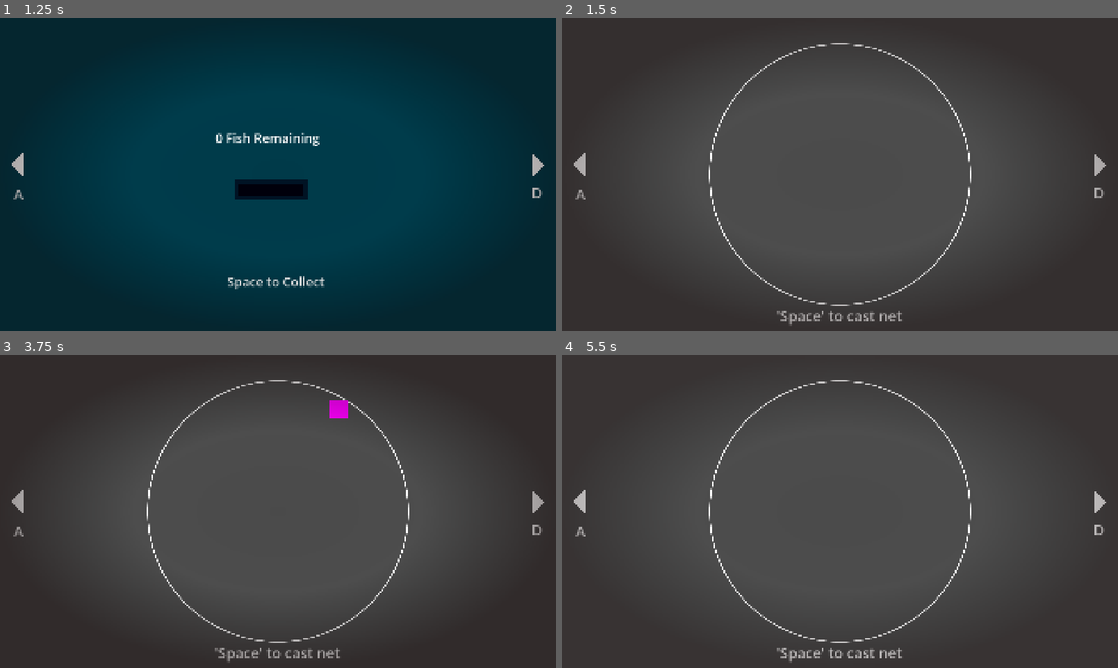
Above: before the commit, frames 1-4 (two rows, left to right).
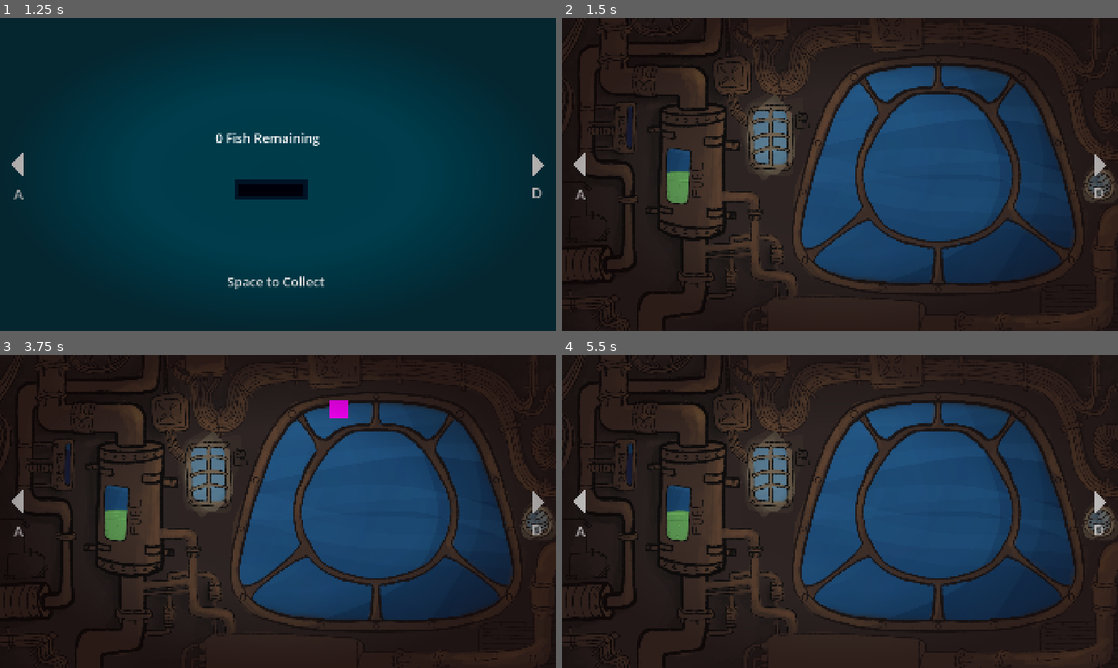
Above: after the commit, the same moments.

Repository: arsh-gupta-8/Game-Jam
Game: Godot game, scene res://Scenes/game.tscn
Same seed, same stepped clock (60 frames per second), same inputs: the game is played once before the commit and once after it.
Inputs (mouse positions are in pixels of both pictures, inside the frame that each line leads up to):
- Up to frame 1 (1.25 s): tap Enter (ui_accept) at 0.5, 0.77 s; move the mouse to (400, 158) at 0.52 s; hold D (switch_right) from 0.53 s (still down); click (400, 158) at 0.67 s
- Up to frame 2 (1.5 s): tap Enter (ui_accept) at 1.25 s; move the mouse to (728, 190) at 1.27 s; release D (switch_right) at 1.28 s; hold A (switch_left) from 1.28 s (still down)
- Up to frame 3 (3.75 s): tap Enter (ui_accept) at 1.52, 2, 2.75, 3.02, 3.5 s; move the mouse to (333, 442) at 2.02 s; release A (switch_left) at 2.03 s; hold D (switch_right) 2.03-3.53 s; move the mouse to (250, 574) at 2.77 s; click (250, 574) at 2.92 s; move the mouse to (444, 558) at 3.52 s; hold A (switch_left) from 3.53 s (still down)
- Up to frame 4 (5.5 s): keep holding A (switch_left); tap Enter (ui_accept) at 3.77, 4.25, 4.52 s; move the mouse to (673, 464) at 4.27 s; move the mouse to (867, 511) at 5.02 s; click (867, 511) at 5.17 s

Frame 1 is identical in both runs. In frame 2, 86% of the frame differs, in the area x 0-100%, y 0-100%; in frame 3, 79%; in frame 4, 90%.

Commit message:
Added window art

Diff:
--- a/Scenes/catch_screen.tscn
+++ b/Scenes/catch_screen.tscn
@@ -1,6 +1,12 @@
 [gd_scene format=3 uid="uid://dqdr2n42wwf1s"]
 
 [ext_resource type="Script" uid="uid://b51pfkqn00bkk" path="res://Scripts/spawnFish.gd" id="1_ic414"]
+[ext_resource type="Texture2D" uid="uid://doo2m82d1l8gs" path="res://Assets/Water_Background.PNG" id="2_gbr0b"]
+[ext_resource type="Texture2D" uid="uid://76ocoe552e12" path="res://Assets/Fuel_meter.PNG" id="3_oe6do"]
+[ext_resource type="Script" uid="uid://b58ja5txmc50t" path="res://Scripts/fuel_bar.gd" id="4_v6mme"]
+[ext_resource type="Texture2D" uid="uid://df4h85iia3sh8" path="res://Assets/Depth_meter.PNG" id="5_755dy"]
+[ext_resource type="Texture2D" uid="uid://cn3qh1cw4eyiq" path="res://Assets/Window_overlay.PNG" id="6_igww2"]
+[ext_resource type="Script" uid="uid://4my02y8t0m5o" path="res://Scripts/depth_meter.gd" id="6_oe6do"]
 
 [node name="catch_screen" type="Node2D" unique_id=1950425289]
 script = ExtResource("1_ic414")
@@ -17,9 +23,43 @@
 horizontal_alignment = 1
 vertical_alignment = 1
 
+[node name="WaterBackground" type="Sprite2D" parent="." unique_id=1982111594]
+position = Vector2(960, 539.99994)
+scale = Vector2(0.7499999, 0.74999994)
+texture = ExtResource("2_gbr0b")
+
+[node name="FuelBar" type="Sprite2D" parent="." unique_id=708037503]
+position = Vector2(957, 538)
+texture = ExtResource("3_oe6do")
+script = ExtResource("4_v6mme")
+
+[node name="DepthBar" type="Sprite2D" parent="." unique_id=298730550]
+position = Vector2(960, 686.695)
+texture = ExtResource("5_755dy")
+script = ExtResource("6_oe6do")
+
+[node name="WindowOverlay" type="Sprite2D" parent="." unique_id=203017547]
+position = Vector2(960, 540)
+texture = ExtResource("6_igww2")
+
 [node name="ArrowRight" type="Polygon2D" parent="." unique_id=1400369880]
 position = Vector2(1842, 468)
 polygon = PackedVector2Array(40, 40, 0, 0, 0, 80)
+
+[node name="ArrowLeft" type="Polygon2D" parent="ArrowRight" unique_id=478597996]
+position = Vector2(-1803, -2)
+polygon = PackedVector2Array(0, 40, 40, 0, 40, 80)
+
+[node name="A" type="Label" parent="ArrowRight/ArrowLeft" unique_id=1524019364]
+offset_left = -31.0
+offset_top = 107.0
+offset_right = 80.0
+offset_bottom = 176.0
+theme_override_font_sizes/font_size = 50
+text = "A"
+horizontal_alignment = 1
+vertical_alignment = 1
+metadata/_edit_use_anchors_ = true
 
 [node name="D" type="Label" parent="ArrowRight" unique_id=401127774]
 offset_left = -43.0
@@ -30,17 +70,3 @@
 text = "D"
 horizontal_alignment = 1
 vertical_alignment = 1
-
-[node name="ArrowLeft" type="Polygon2D" parent="." unique_id=478597996]
-position = Vector2(39, 466)
-polygon = PackedVector2Array(0, 40, 40, 0, 40, 80)
-
-[node name="A" type="Label" parent="ArrowLeft" unique_id=1524019364]
-offset_left = -31.0
-offset_top = 107.0
-offset_right = 80.0
-offset_bottom = 176.0
-theme_override_font_sizes/font_size = 50
-text = "A"
-horizontal_alignment = 1
-vertical_alignment = 1
--- a/Scenes/other_scene.tscn
+++ b/Scenes/other_scene.tscn
@@ -1,17 +1,4 @@
 [gd_scene format=3 uid="uid://c66xibm37tehp"]
-
-[ext_resource type="Script" uid="uid://b58ja5txmc50t" path="res://Scripts/fuel_bar.gd" id="1_m6aac"]
-[ext_resource type="Script" uid="uid://4my02y8t0m5o" path="res://Scripts/depth_meter.gd" id="2_b5aw4"]
-
-[sub_resource type="StyleBoxFlat" id="StyleBoxFlat_b5aw4"]
-bg_color = Color(0.9797464, 0.38257378, 0.09672696, 1)
-corner_radius_top_left = 10
-corner_radius_top_right = 10
-corner_radius_bottom_right = 10
-corner_radius_bottom_left = 10
-
-[sub_resource type="StyleBoxFlat" id="StyleBoxFlat_fim2g"]
-bg_color = Color(0.17446324, 0.6809374, 0.6738433, 1)
 
 [node name="OtherScene" type="Node2D" unique_id=409662265]
 
@@ -24,59 +11,6 @@
 offset_right = 1920.0
 offset_bottom = 1080.0
 color = Color(0, 0.23529412, 0.29411766, 1)
-
-[node name="Label" type="Label" parent="." unique_id=2127275988]
-offset_left = 73.0
-offset_top = 835.0
-offset_right = 272.0
-offset_bottom = 888.0
-theme_override_font_sizes/font_size = 38
-text = "Fuel bar"
-horizontal_alignment = 1
-vertical_alignment = 1
-
-[node name="Label2" type="Label" parent="." unique_id=1237380568]
-offset_left = 1579.0
-offset_top = 831.0
-offset_right = 1778.0
-offset_bottom = 884.0
-theme_override_font_sizes/font_size = 38
-text = "Depth"
-horizontal_alignment = 1
-vertical_alignment = 1
-
-[node name="FuelBar" type="ProgressBar" parent="." unique_id=1068586890]
-offset_left = 115.0
-offset_top = 106.0
-offset_right = 235.0
-offset_bottom = 806.0
-theme_override_styles/fill = SubResource("StyleBoxFlat_b5aw4")
-max_value = 1000.0
-fill_mode = 3
-show_percentage = false
-script = ExtResource("1_m6aac")
-
-[node name="Label3" type="Label" parent="FuelBar" unique_id=1149709286]
-layout_mode = 0
-offset_left = 379.0
-offset_top = 69.0
-offset_right = 593.0
-offset_bottom = 122.0
-theme_override_font_sizes/font_size = 38
-text = "Insert tasks"
-horizontal_alignment = 1
-vertical_alignment = 1
-
-[node name="DepthMeter" type="ProgressBar" parent="." unique_id=1931239343]
-offset_left = 1631.0
-offset_top = 106.0
-offset_right = 1751.0
-offset_bottom = 806.0
-theme_override_styles/fill = SubResource("StyleBoxFlat_fim2g")
-max_value = 1000.0
-fill_mode = 3
-show_percentage = false
-script = ExtResource("2_b5aw4")
 
 [node name="ArrowRight" type="Polygon2D" parent="." unique_id=2098824991]
 position = Vector2(1842, 468)
--- a/Scripts/Global.gd
+++ b/Scripts/Global.gd
@@ -7,7 +7,7 @@
 var draining: bool = false
 var depthStart: float = 950
 var depth: float = 950
-var depthDuration: float = 600  # seconds to sink to the bottom
+var depthDuration: float = 20  # seconds to sink to the bottom
 var current := 0
 
 func _process(delta: float) -> void:
--- a/Scripts/depth_meter.gd
+++ b/Scripts/depth_meter.gd
@@ -1,5 +1,9 @@
-extends ProgressBar
+extends Sprite2D
+
+@export var top_y: float = 558      # smaller Y: spot at the TOP (depth at start)
+@export var bottom_y: float = 701.0  # bigger Y: spot at the BOTTOM (depth at 0)
 
 
 func _process(delta: float) -> void:
-	value = Global.depth
+	var ratio = clamp(Global.depth / 950.0, 0.0, 1.0)
+	position.y = lerp(bottom_y, top_y, ratio)
--- a/Scripts/fuel_bar.gd
+++ b/Scripts/fuel_bar.gd
@@ -1,5 +1,9 @@
-extends ProgressBar
+extends Sprite2D
+
+@export var top_y: float = 539       # smaller Y: spot at the TOP (fuel full)
+@export var bottom_y: float = 759.0  # bigger Y: spot at the BOTTOM (fuel empty)
 
 
 func _process(delta: float) -> void:
-	value = Global.fuel
+	var ratio = clamp(Global.fuel / 1000.0, 0.0, 1.0)
+	position.y = lerp(bottom_y, top_y, ratio)
Binary file added: Assets/Depth_meter.PNG
Not shown, added: Assets/Depth_meter.PNG.import
Binary file added: Assets/Fuel_meter.PNG
Not shown, added: Assets/Fuel_meter.PNG.import
Binary file added: Assets/Smokescreen.PNG
Not shown, added: Assets/Smokescreen.PNG.import
Binary file added: Assets/Window_overlay.PNG
Not shown, added: Assets/Window_overlay.PNG.import
